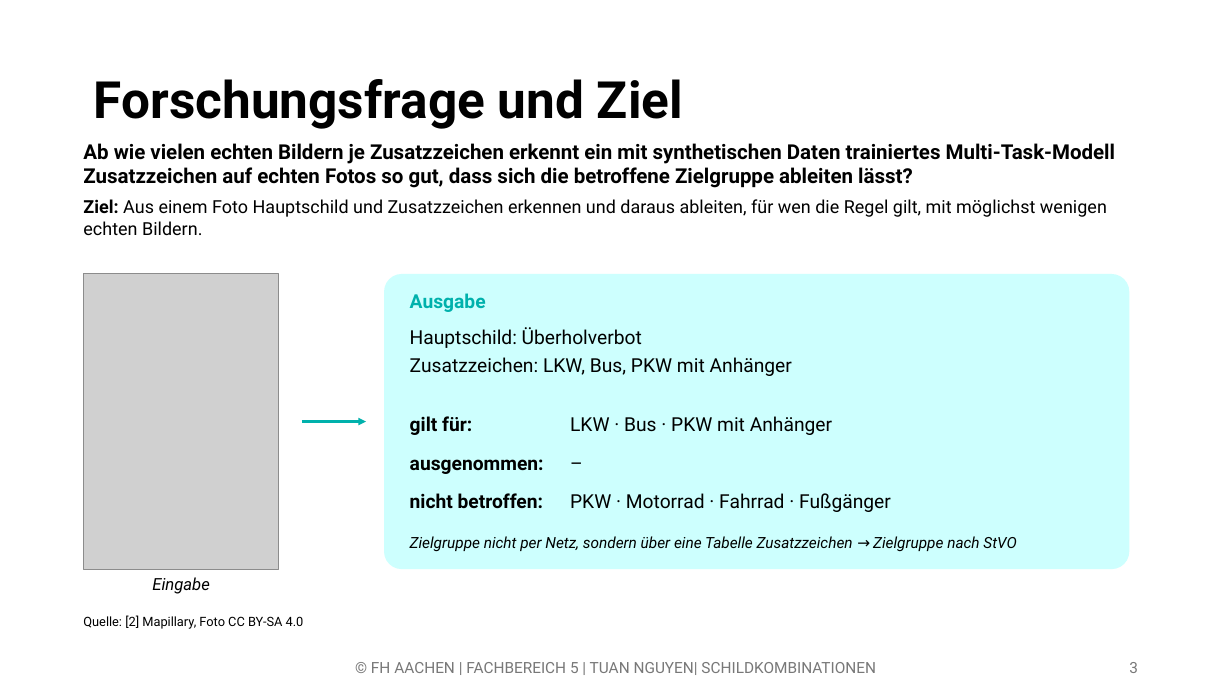
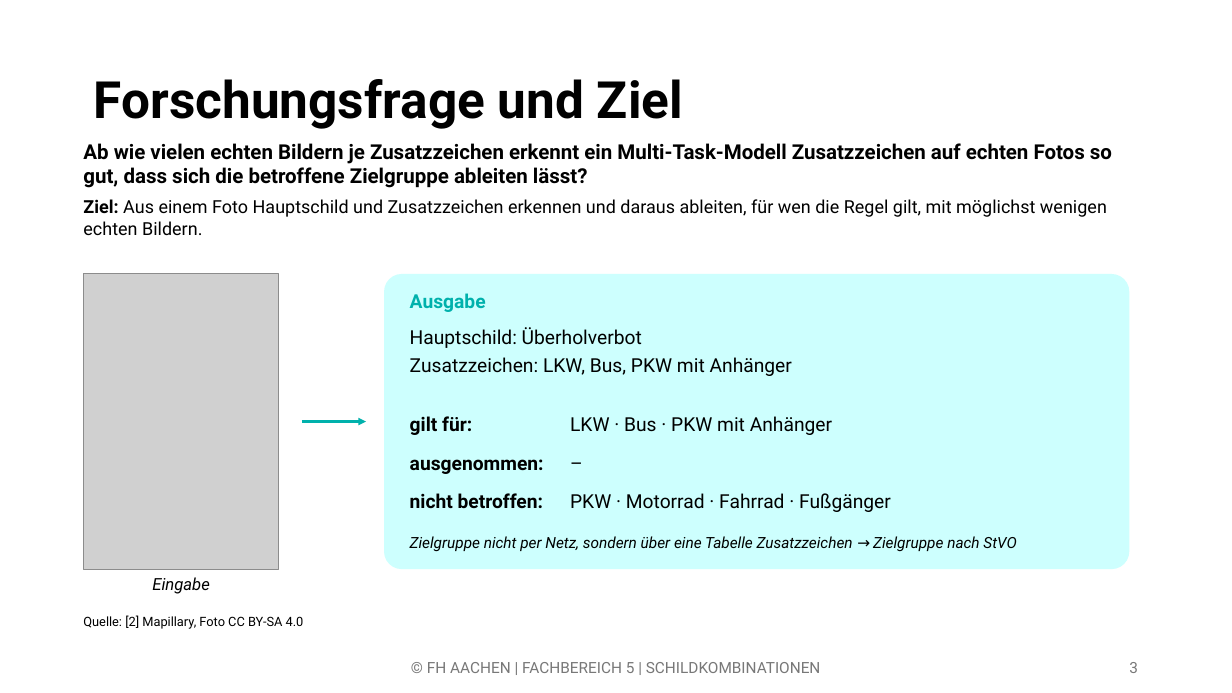
Before and after one commit to tuananh-aa-2001/Traffic-Sign-Recognition-System, a slide deck: slide 3 of praesentationen/01_einstiegspraesentation.pptx. Drawn at 1232x693 pixels with LibreOffice and Linux fonts; fonts in the diff are those of the drawing; grey boxes stand for pictures; background and template pictures are left out. Boxes give left, top, right and bottom in pixels: in the first picture for what was removed or moved away, otherwise in the second. Text is boxed around its words. In the diff, an @@ line names an element or a change of style, - is before the commit and + after.

```diff
--- a/praesentationen/01_einstiegspraesentation.pptx
+++ b/praesentationen/01_einstiegspraesentation.pptx
@@ text at (83,143,1112,188): text changed @@
-Ab wie vielen echten Bildern je Zusatzzeichen erkennt ein mit synthetischen Daten trainiertes Multi-Task-Modell Zusatzzeichen auf echten Fotos so gut, dass sich die betroffene Zielgruppe ableiten lässt?
+Ab wie vielen echten Bildern je Zusatzzeichen erkennt ein Multi-Task-Modell Zusatzzeichen auf echten Fotos so gut, dass sich die betroffene Zielgruppe ableiten lässt?
@@ text at (427,662,821,673): text changed @@
-© FH AACHEN | FACHBEREICH 5 | TUAN NGUYEN| SCHILDKOMBINATIONEN
+© FH AACHEN | FACHBEREICH 5 | SCHILDKOMBINATIONEN
```
Also in this commit, not shown: 5 other slides changed, 1 other file.
